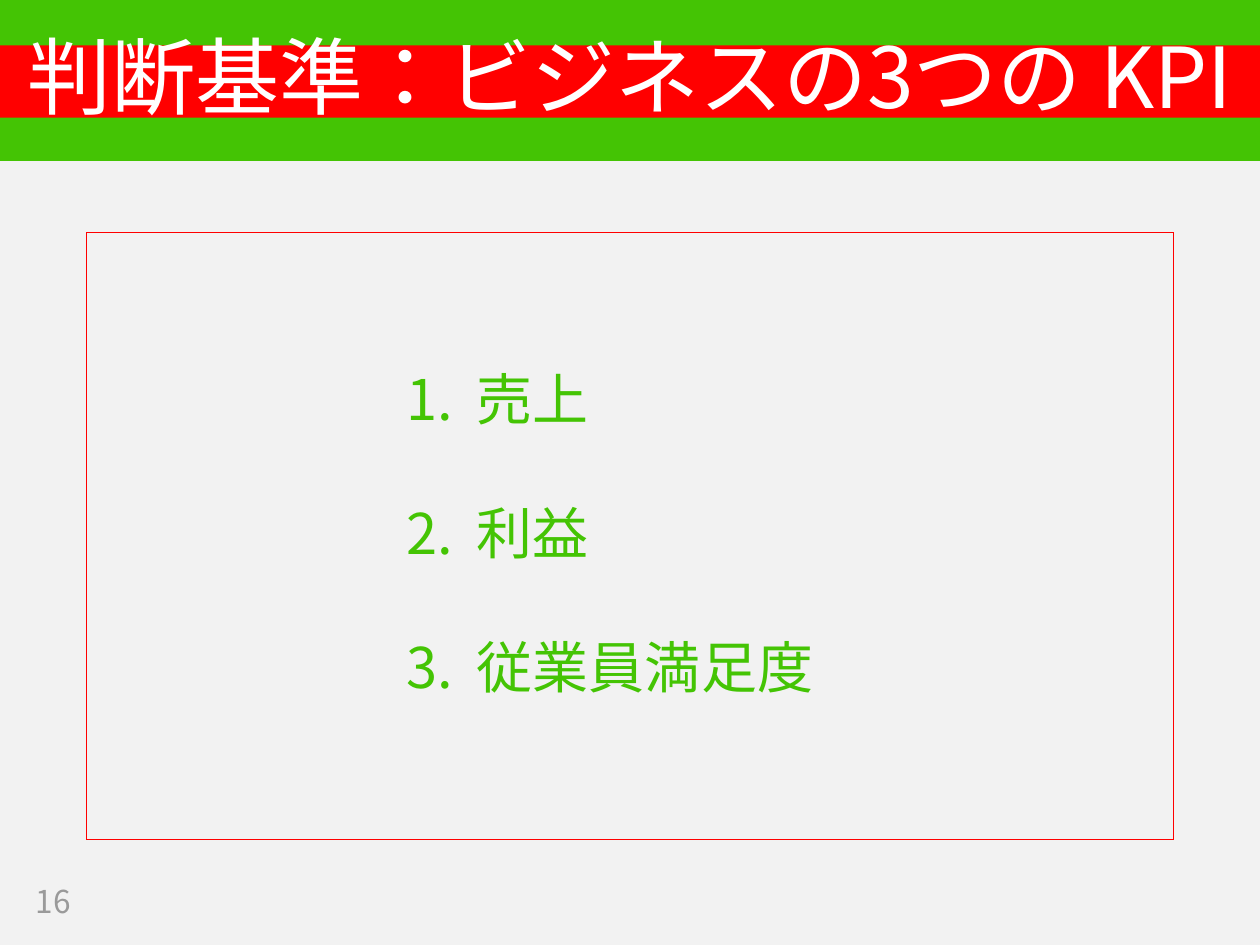
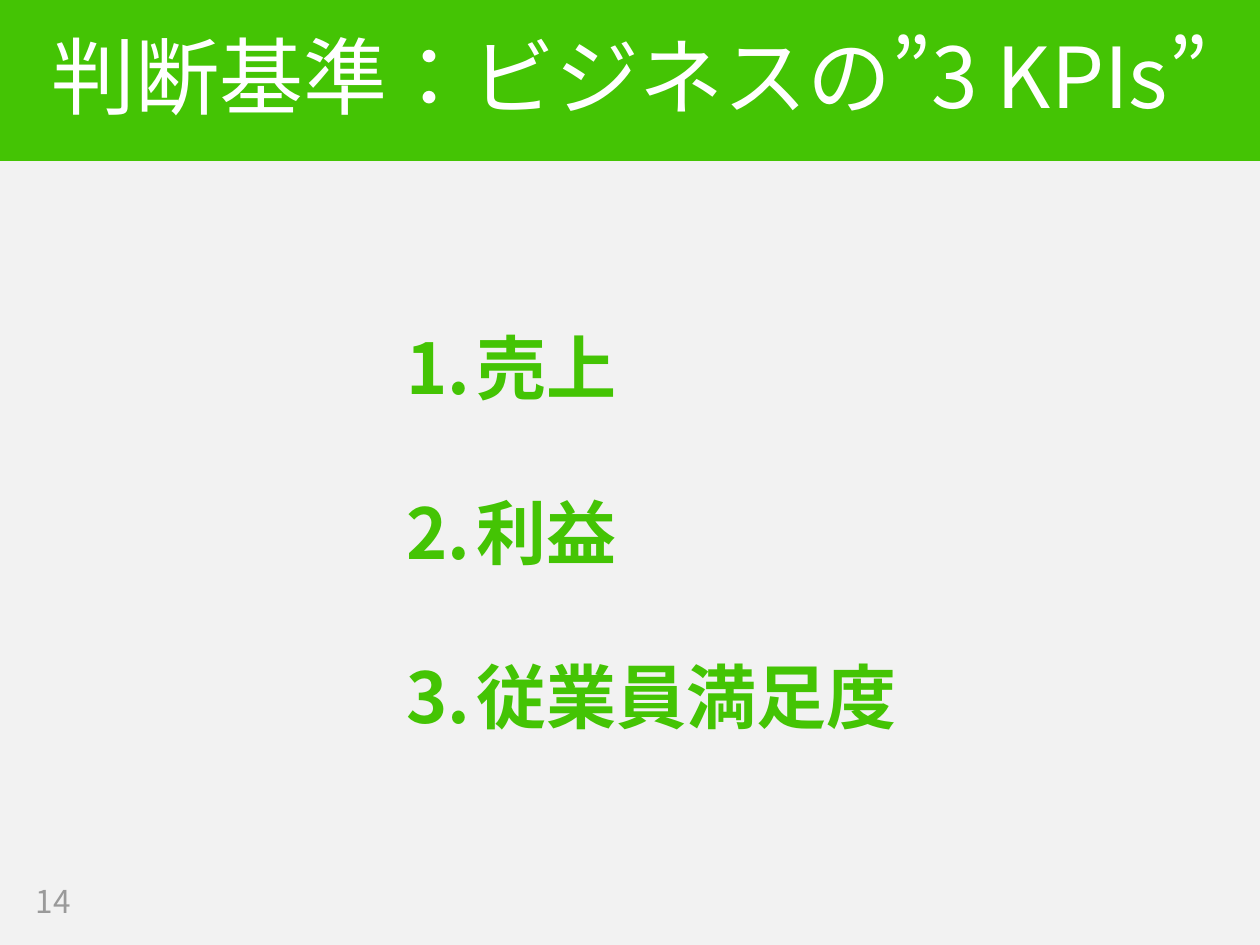
Before and after one commit to hageyahhoo/RSGT2018, a slide deck: slide 14 of SET_PO_ja.pptx (slide 16 before the commit). Drawn at 1260x945 pixels with LibreOffice and Linux fonts; fonts in the diff are those of the drawing. Boxes give left, top, right and bottom in pixels: in the first picture for what was removed or moved away, otherwise in the second. Text is boxed around its words. In the diff, an @@ line names an element or a change of style, - is before the commit and + after.

```diff
--- a/SET_PO_ja.pptx
+++ b/SET_PO_ja.pptx
@@ title "判断基準：ビジネスの”3 KPIs”" moved from (x1=0, y1=45, x2=1260, y2=117) to (x1=52, y1=34, x2=1208, y2=115) @@
@@ title "判断基準：ビジネスの”3 KPIs”" at (x1=52, y1=34, x2=1208, y2=115): fill #FF0000 to none @@
@@ title at (x1=52, y1=34, x2=1208, y2=115): text changed @@
-判断基準：ビジネスの3つの KPI
+判断基準：ビジネスの”3 KPIs”
@@ text "売上" moved from (x1=87, y1=233, x2=1173, y2=840) to (x1=406, y1=334, x2=897, y2=730) @@
@@ text "売上" at (x1=406, y1=334, x2=897, y2=730): size 32 to 40 pt, bold on; outline #FF0000 0.75 pt to none @@
@@ page number at (x1=36, y1=890, x2=71, y2=913): text changed @@
-16
+14
```
Also in this commit, not shown: 10 other slides changed, 6 slides added, 3 slides removed.
